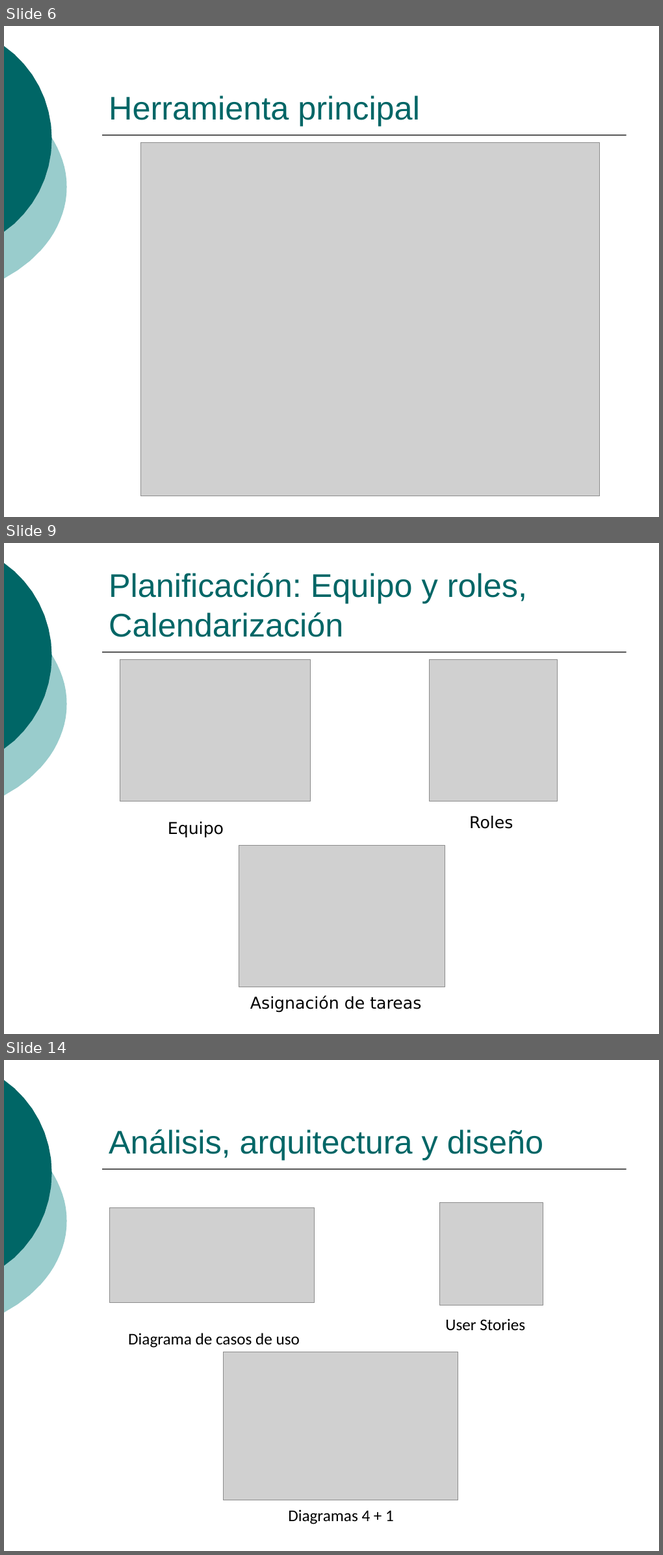
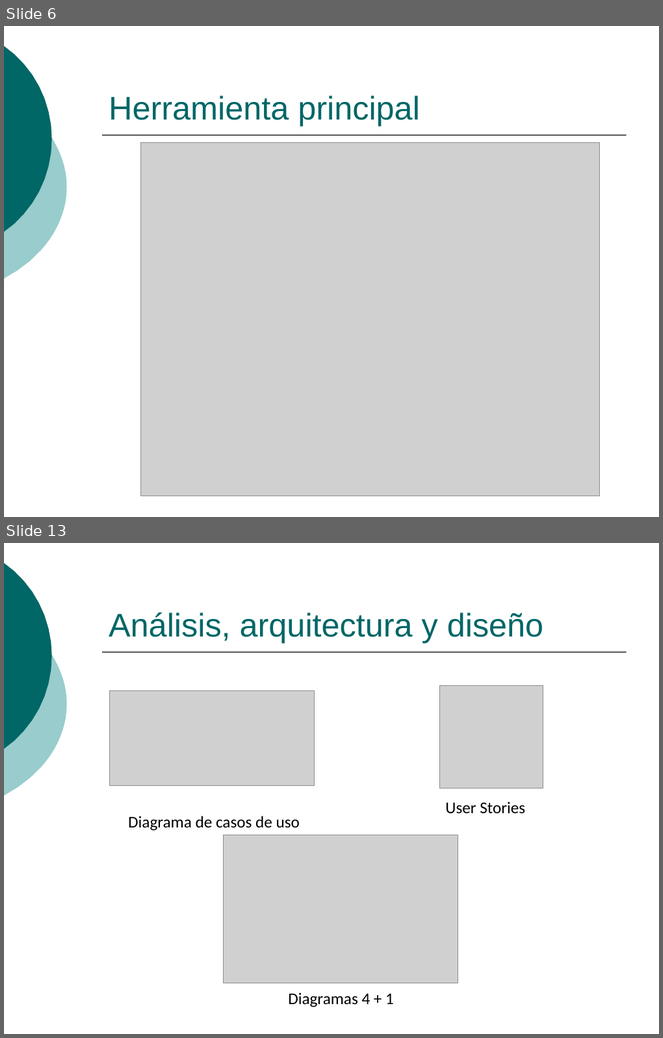
Before and after one commit to ingevy/taller-desarrollo-proyectos-ii-2do-2010, a slide deck: doc/presentaciones/Presentación inicial.ppt. Shown one above the other, each under a label of ours: slides 6, 9 and 14 before the commit, slides 6 and 13 after it; the slides between them are not shown. The pictures are 663x1555 and 663x1038 pixels, drawn with LibreOffice and Linux fonts; fonts in the diff are those of the drawing; grey boxes stand for pictures. Boxes give left, top, right and bottom in pixels: in the first picture for what was removed or moved away, otherwise in the second. Text is boxed around its words. In the diff, an @@ line names an element or a change of style, - is before the commit and + after.

```diff
--- a/doc/presentaciones/Presentación inicial.ppt
+++ b/doc/presentaciones/Presentación inicial.ppt
@@ slide 9 removed at (4, 543, 659, 1034), background #FFFFFF; not listed: 3 template elements that a slide beside it also shows @@
@@ title removed at (109, 573, 527, 637) @@
-Planificación: Equipo y roles, Calendarización
@@ picture removed at (120, 659, 311, 802) @@
@@ picture removed at (430, 659, 558, 802) @@
@@ text removed at (168, 822, 224, 838) @@
-Equipo
@@ text removed at (469, 816, 513, 829) @@
-Roles
@@ picture removed at (239, 846, 445, 987) @@
@@ text removed at (250, 996, 421, 1013) @@
-Asignación de tareas
@@ what was slide 14 is now slide 13 @@
```
Also in this commit, not shown: 5 slides changed, 14 slides added, 1 other slide removed.
